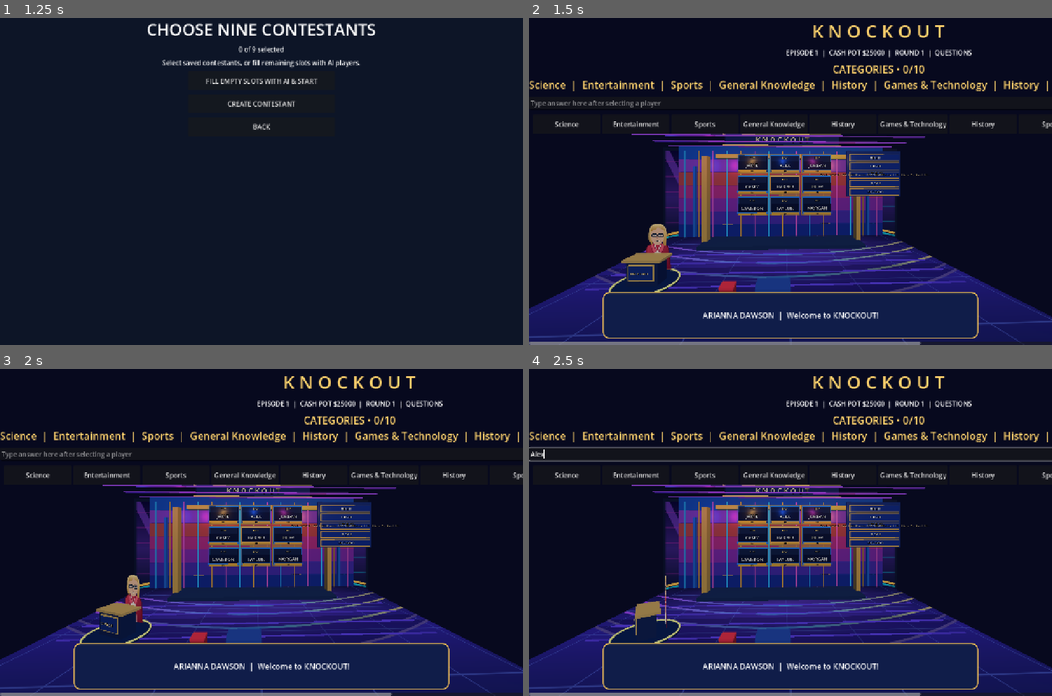
Above: before the commit, frames 1-4 (two rows, left to right).
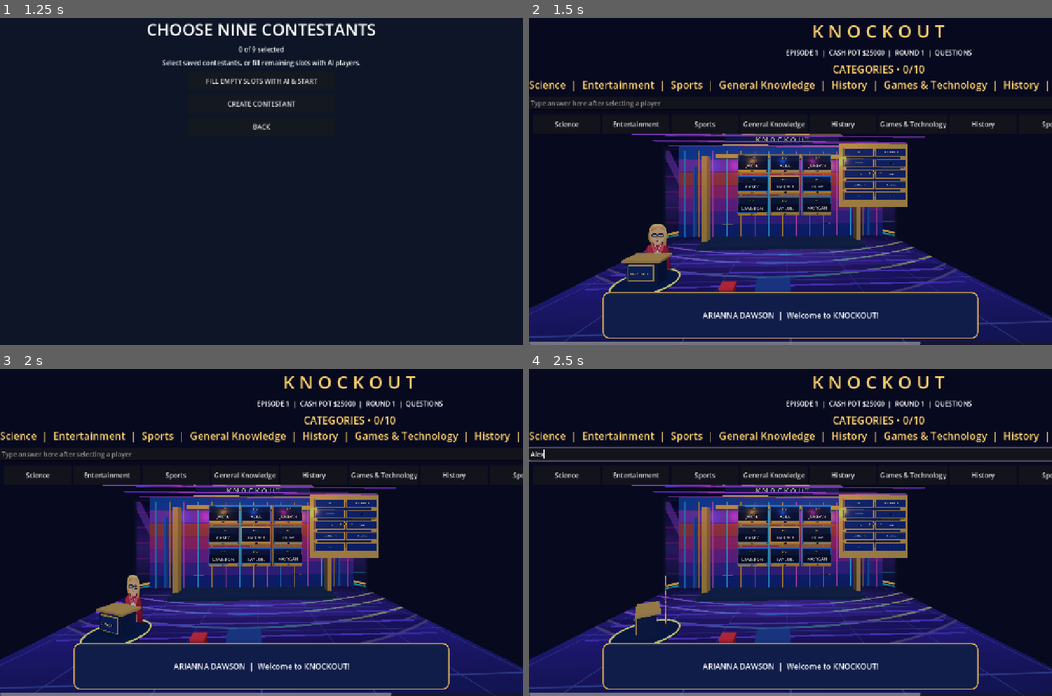
Above: after the commit, the same moments.

Repository: Becksploder2/Knockout
Game: Godot game, scene res://scenes/launcher.tscn
Same seed, same stepped clock (60 frames per second), same inputs: the game is played once before the commit and once after it.
Inputs (mouse positions are in pixels of both pictures, inside the frame that each line leads up to):
- Up to frame 1 (1.25 s): click "PLAY KNOCKOUT" at 0.5 s
- Up to frame 2 (1.5 s): click "FILL EMPTY SLOTS WITH AI & ST…" at 1.25 s
- Up to frame 3 (2 s): no input
- Up to frame 4 (2.5 s): click (879, 454) at 2.02 s; type "Alex" at 2.1 s

Frame 1 is identical in both runs. In frame 2, 1.7% of the frame differs, in the area x 55-76%, y 38-58%; in frame 3, 1.7%; in frame 4, 1.7%.

Commit message:
Show ten live category slots on enlarged stage board and support AI category selection

Diff:
--- a/Main.gd
+++ b/Main.gd
@@ -101,6 +101,7 @@
 var question_index := 0
 var category_board: Label
 var stage_category_board: Label3D
+var stage_category_titles: Array[Label3D] = []
 var freeze_target: int = -1
 var used_question_ids: Dictionary = {}
 const QUESTION_HISTORY := "user://knockout_used_questions.json"
@@ -315,6 +316,12 @@
 	if ai_clock < 5.0:
 		return
 	ai_clock = 0.0
+	if phase == "questions" and active_category.is_empty() and round_number <= 2:
+		for slot_index in range(category_slots.size()):
+			if not category_slots[slot_index]["played"]:
+				_select_category(slot_index)
+				break
+		return
 	if phase == "questions":
 		var candidates: Array = []
 		for i in range(9):
@@ -432,7 +439,9 @@
 		categories_display.append(("[USED] " if slot["played"] else "") + str(slot["name"]))
 	category_board.text = "CATEGORIES • %d/%d\n%s" % [round_questions, 10 if round_number == 1 else 5, "  |  ".join(categories_display)]
 	if stage_category_board != null:
-		stage_category_board.text = category_board.text
+		stage_category_board.text = "ROUND %d • %d/%d" % [round_number, round_questions, 10 if round_number == 1 else 5]
+	for slot_index in range(stage_category_titles.size()):
+		stage_category_titles[slot_index].text = (("✓ " if category_slots[slot_index]["played"] else "") + str(category_slots[slot_index]["name"])) if slot_index < category_slots.size() else ""
 	info.text = "EPISODE %d  |  CASH POT $%d  |  ROUND %d  |  %s" % [episode, pot, round_number, phase.to_upper()]
 	for n in grid.get_children():
 		grid.remove_child(n)
@@ -519,7 +528,7 @@
 		add_button("Next episode", advance_episode)
 
 func select_player(i: int) -> void:
-	if phase == "questions" and i != freeze_target and players[i]["alive"] and not players[i]["locked"]:
+	if phase == "questions" and (round_number > 2 or not active_category.is_empty()) and i != freeze_target and players[i]["alive"] and not players[i]["locked"]:
 		buzz = i
 		phase = "answer"
 	elif phase == "terminator" and pair.has(i):
@@ -1050,17 +1059,20 @@
 	logo.modulate = Color("#fff1cb")
 	studio_root.add_child(logo)
 	# The right-hand categories are a physical five-row illuminated LED display.
-	for category_index in range(5):
-		var cy := 11.0 - float(category_index) * 1.08
-		_studio_box(Vector3(11.7, cy, -7.1), Vector3(6.5, 0.93, 0.22), Color("#edb750"))
-		_studio_box(Vector3(11.7, cy, -6.95), Vector3(6.24, 0.72, 0.16), Color("#102d83"))
+	_studio_box(Vector3(11.7, 8.8, -7.5), Vector3(9.0, 8.2, 0.25), Color("#e8b956"))
+	for category_index in range(10):
+		var cy := 11.7 - float(category_index % 5) * 1.38
+		var cx := 9.65 if category_index < 5 else 13.75
+		_studio_box(Vector3(cx, cy, -7.1), Vector3(3.9, 1.12, 0.22), Color("#edb750"))
+		_studio_box(Vector3(cx, cy, -6.95), Vector3(3.7, 0.9, 0.16), Color("#102d83"))
 		var category_title := Label3D.new()
-		category_title.text = ["HISTORY", "SCIENCE", "POP CULTURE", "SPORTS", "GEOGRAPHY"][category_index]
-		category_title.position = Vector3(11.7, cy, -6.75)
-		category_title.pixel_size = 0.005
-		category_title.font_size = 68
+		category_title.text = ""
+		category_title.position = Vector3(cx, cy, -6.75)
+		category_title.pixel_size = 0.003
+		category_title.font_size = 56
 		category_title.modulate = Color.WHITE
 		studio_root.add_child(category_title)
+		stage_category_titles.append(category_title)
 	# Floor-mounted light rails and matching purple-blue overhead light truss.
 	for rail in range(4):
 		_studio_box(Vector3(0, 0.05, float(rail) * 2.2 - 4.0), Vector3(29, 0.07, 0.12), Color("#6646e8"))
